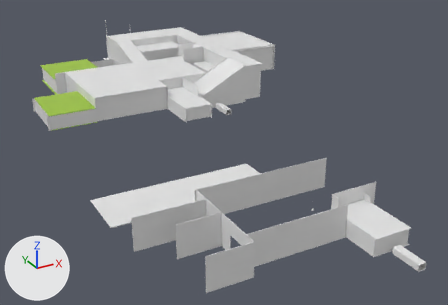
The Blender file Blender Files/Level1.blend: old version first, new version second.
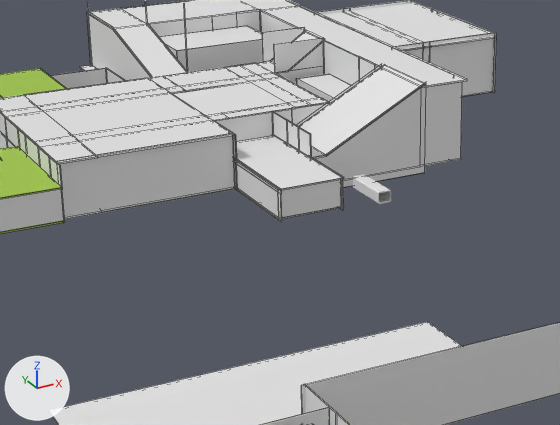
Each version appears first whole from a 50 mm lens placed at (-381.0, -681.0, 354.0), pointed at (21.0, 51.0, -12.0), and next in a close-up on the part from 16% to 67% of the width and 10% to 68% of the height. The axes (+X, +Y, +Z) are drawn at lower left. The lights are the same throughout. The close-ups show mesh edges as thin lines.
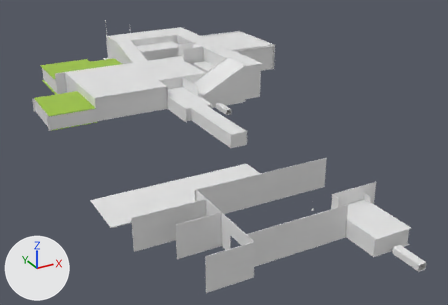
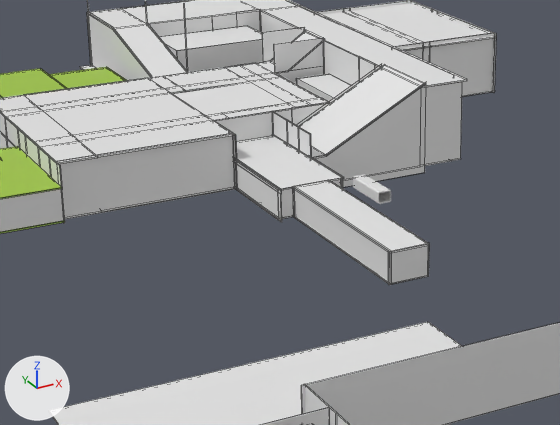
Diff of the bpy script that builds the scene:
```diff
--- a/Blender Files/Level1.blend.py
+++ b/Blender Files/Level1.blend.py
@@ mat_material_013 @@
+mat_material_013 = principled_material('Material.013')
+mat_material_013.base_color = (0.352, 0.571, 0.0482)  # green #a0c73e
@@ me_cube_029 @@
 me_cube_029.from_pydata(...)  # 8 vertices, 6 faces; spans x -1.0..1.0, y -1.0..1.0, z -1.0..1.0
 # used by ob_cube_029; location = (22.0, 135.1, 23.3); scale = (22.4, 0.323, 9.68)
 # verts and faces of me_cube_029; kept vertices keep their numbers, new ones are numbered from 8
 # before: 0 (-1.0, -1.0, -1.0) at pixel (279, 218), 1 (-1.0, -1.0, 1.0) at pixel (278, 189), 2 (-1.0, 1.0, -1.0) at pixel (278, 218), 3 (-1.0, 1.0, 1.0) at pixel (277, 189), 4 (1.0, -1.0, -1.0) at pixel (341, 206)
 # before: 5 (1.0, -1.0, 1.0) at pixel (341, 178), 6 (1.0, 1.0, -1.0) at pixel (341, 206), 7 (1.0, 1.0, 1.0) at pixel (340, 178)
+# me_cube_029 part 1
+delete_faces([(2, 3, 7, 6), (0, 4, 5, 1), (0, 2, 6, 4), (1, 5, 7, 3)])
+for new, old in zip([*range(8, 12)], [*range(4, 8)]): verts[new] = verts[old] + (-0.44, 0.0, 0.0)
+for new, old in zip([*range(12, 16)], [*range(0, 4)]): verts[new] = verts[old] + (0.5, 0.0, 0.0)
+faces += [(6, 10, 11, 7), (0, 12, 13, 1), (4, 8, 10, 6), (1, 13, 15, 3), (5, 7, 11, 9), (8, 12, 14, 10)]
+faces += [(4, 5, 9, 8), (12, 14, 15, 13), (2, 3, 15, 14), (0, 2, 14, 12), (9, 11, 15, 13), (8, 9, 11, 10)]
@@ me_cube_078 @@
+me_cube_078.from_pydata(...)  # a box spanning x -1.91..1.0, y -1.0..1.0, z -0.56..1.0
@@ me_cube_073 @@
+me_cube_073.from_pydata(...)  # 12 vertices, 10 faces; spans x -1.04..0.03, y -1.0..1.0, z -0.9..1.0
+me_cube_073.materials.append(mat_material_013)  # green #a0c73e
@@ ob_cube_077 @@
+ob_cube_077 = bpy.data.objects.new('Cube.077', me_cube_078)
+ob_cube_077.location = (26.6, 9.8, 20.2)
+ob_cube_077.scale = (9.16, 0.476, 13.1)
@@ ob_cube_076 @@
+ob_cube_076 = bpy.data.objects.new('Cube.076', me_cube_078.copy())
+ob_cube_076.location = (35.1, 91.4, 20.2)
+ob_cube_076.rotation_euler = (0.0, 0.0, 1.571)  # degrees (0, 0, 90)
+ob_cube_076.scale = (43.2, 0.476, 13.1)
@@ ob_cube_075 @@
+ob_cube_075 = bpy.data.objects.new('Cube.075', me_cube_022.copy())  # the mesh of ob_cube_022
+ob_cube_075.location = (22.4, 91.4, 13.5)
+ob_cube_075.rotation_euler = (1.571, 0.0, 1.571)  # degrees (90, 0, 90)
+ob_cube_075.scale = (43.2, 0.476, 13.1)
@@ ob_cube_074 @@
+ob_cube_074 = bpy.data.objects.new('Cube.074', me_cube_022.copy())  # the mesh of ob_cube_022
+ob_cube_074.location = (22.4, 91.4, 32.9)
+ob_cube_074.rotation_euler = (1.571, 0.0, 1.571)  # degrees (90, 0, 90)
+ob_cube_074.scale = (43.2, 0.476, 13.1)
@@ ob_cube_073 @@
+ob_cube_073 = bpy.data.objects.new('Cube.073', me_cube_078.copy())
+ob_cube_073.location = (10.3, 91.4, 20.2)
+ob_cube_073.rotation_euler = (0.0, 0.0, 1.571)  # degrees (0, 0, 90)
+ob_cube_073.scale = (43.2, 0.476, 13.1)
@@ ob_cube_072 @@
+ob_cube_072 = bpy.data.objects.new('Cube.072', me_cube_073)
+ob_cube_072.location = (-30.8, 432.8, 42.0)
+ob_cube_072.rotation_euler = (1.571, 0.0, 1.571)  # degrees (90, 0, 90)
+ob_cube_072.scale = (47.1, 0.476, 24.5)
```

Where the change shows, as pixel boxes (x1, y1, x2, y2) in the close-ups (560 x 425 px):
'Cube.074', added
    after: (292, 180, 429, 253)
'Cube.073', added
    after: (293, 189, 392, 285)
'Cube.029', reshaped
    before: (278, 180, 341, 217)
    after: (278, 180, 340, 217)
'Cube.077', added
    after: (388, 243, 430, 285)
'Cube.072', added (green)
    after: (49, 67, 127, 89)
'Cube.075', added
    after: (293, 215, 428, 285)
'Cube.076', added
    after: (424, 240, 429, 277)
